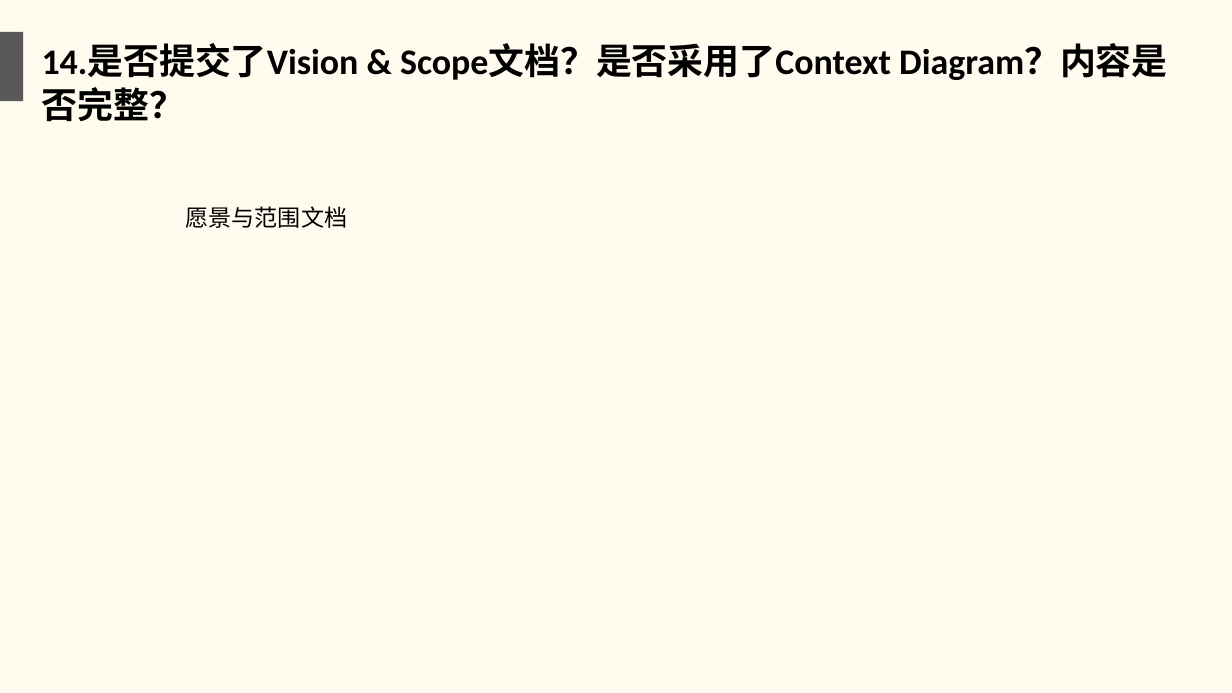
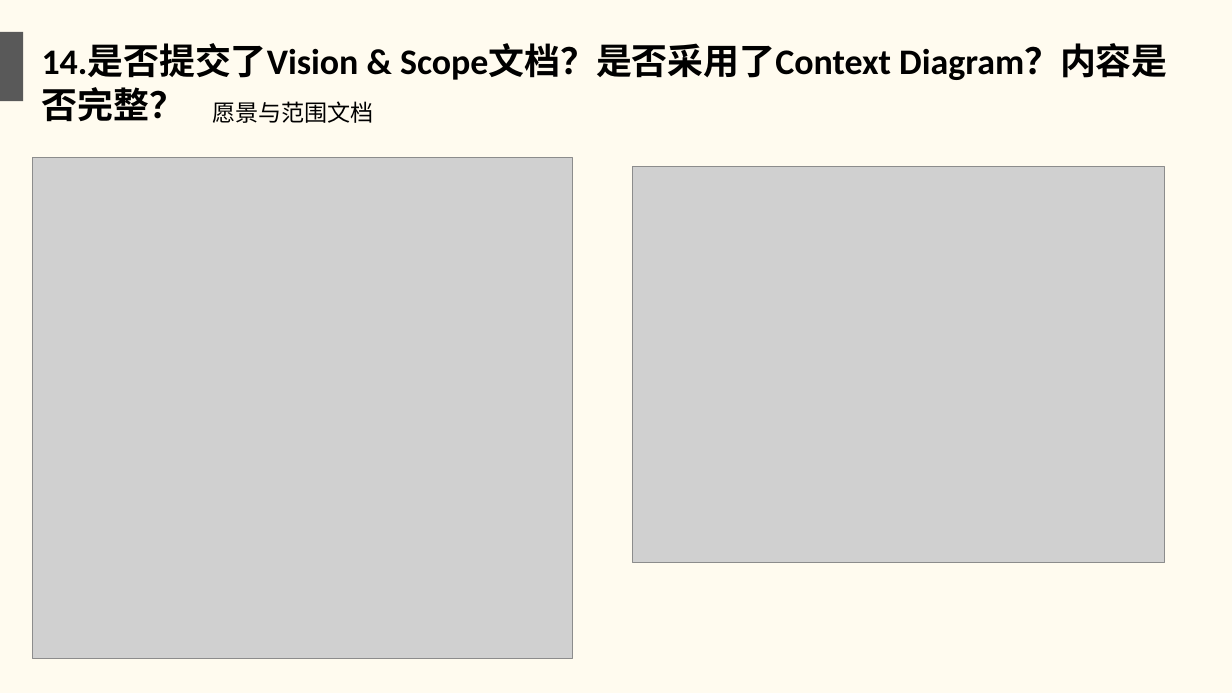
Before and after one commit to twn422/PRD2017, a slide deck: slide 16 of PRD-2017-G24/STW/受控文件/分析设计/项目收尾评审.ppt. Drawn at 1232x693 pixels with LibreOffice and Linux fonts; fonts in the diff are those of the drawing; grey boxes stand for pictures. Boxes give left, top, right and bottom in pixels: in the first picture for what was removed or moved away, otherwise in the second. Text is boxed around its words. In the diff, an @@ line names an element or a change of style, - is before the commit and + after.

```diff
--- a/PRD-2017-G24/STW/受控文件/分析设计/项目收尾评审.ppt
+++ b/PRD-2017-G24/STW/受控文件/分析设计/项目收尾评审.ppt
@@ text "愿景与范围文档" moved from (x1=186, y1=206, x2=348, y2=228) to (x1=212, y1=101, x2=374, y2=123) @@
@@ picture added at (x1=32, y1=157, x2=572, y2=658) @@
@@ picture added at (x1=633, y1=167, x2=1165, y2=562) @@
```
Also in this commit, not shown: 11 other slides changed.
